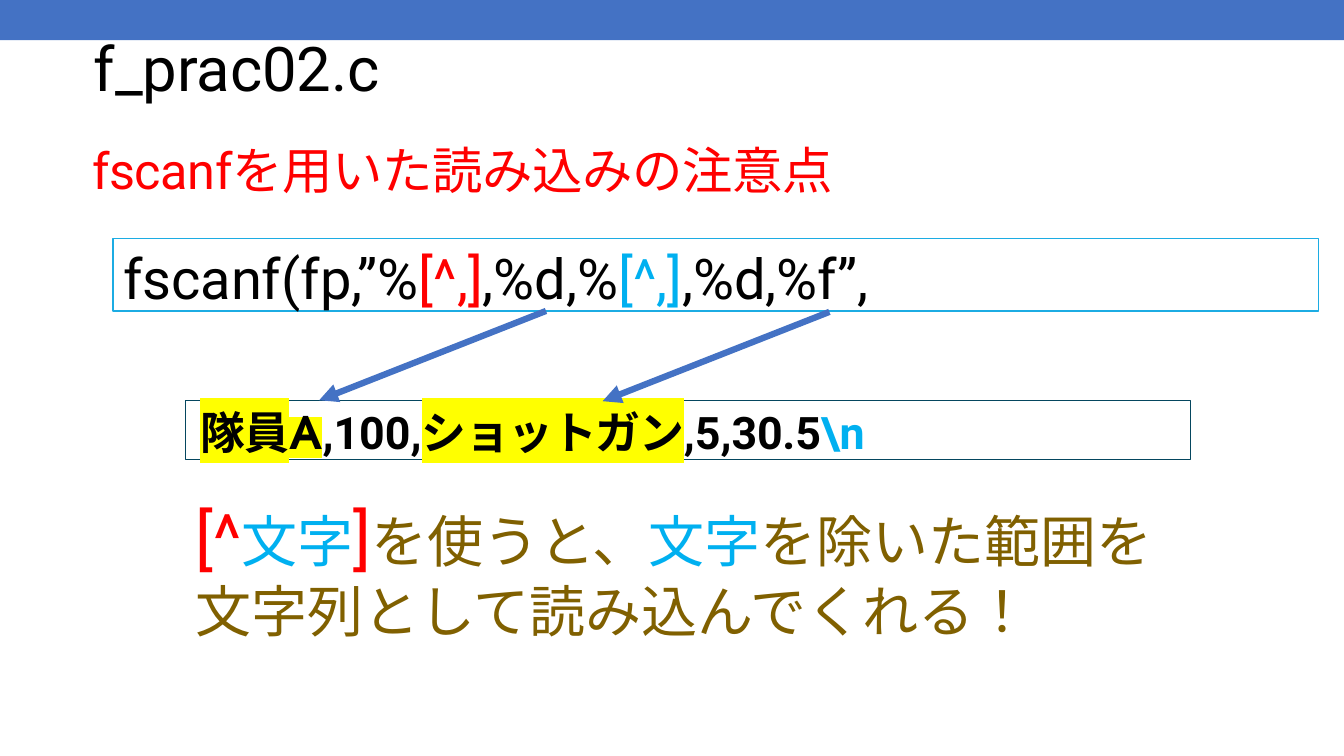
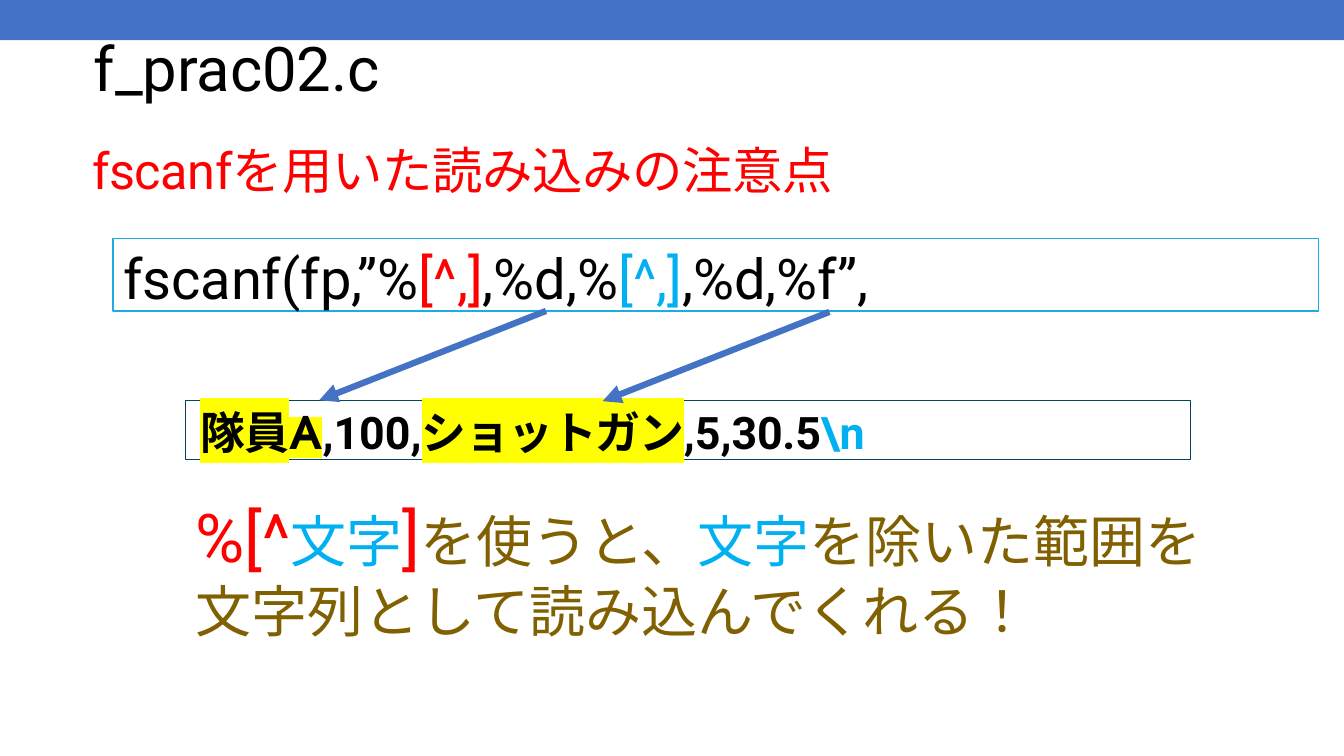
Before and after one commit to kic-murata/cpp2025, a slide deck: slide 13 of 授業資料/演習問題：ファイル処理.pptx. Drawn at 1344x756 pixels with LibreOffice and Linux fonts; fonts in the diff are those of the drawing. Boxes give left, top, right and bottom in pixels: in the first picture for what was removed or moved away, otherwise in the second. Text is boxed around its words. In the diff, an @@ line names an element or a change of style, - is before the commit and + after.

```diff
--- a/授業資料/演習問題：ファイル処理.pptx
+++ b/授業資料/演習問題：ファイル処理.pptx
@@ text at [291, 507, 1201, 572]: text changed @@
-[^文字]を使うと、文字を除いた範囲を
+%[^文字]を使うと、文字を除いた範囲を
```
Also in this commit, not shown: 3 other slides changed, 3 other files.
